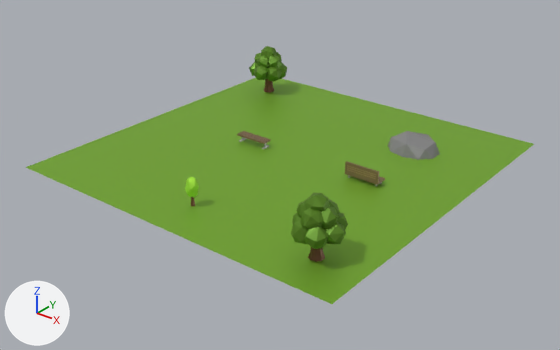
An edit to the glTF model js/clusters/remix-park-corner.glb, drawn before and after from the same camera.
Camera for both pictures: a 50 mm lens placed at (58.2, -71.7, 35.5), pointed at (10.8, -12.4, -1.3). Lighting does not change. The marker at lower left points along +X, +Y and +Z. The older version comes first. Where no turn or scale is listed for an object, it has been applied to the vertices.

Names of what the first picture shows: 'Natures_Big Tree_Mesh.001', 'Natures_Big Tree_Mesh.008', 'Natures_Grass Tile_Plane.010', 'Natures_Rock_Big_Mesh.001', 'Props_Bench_2_Cube.022' and 2 more.
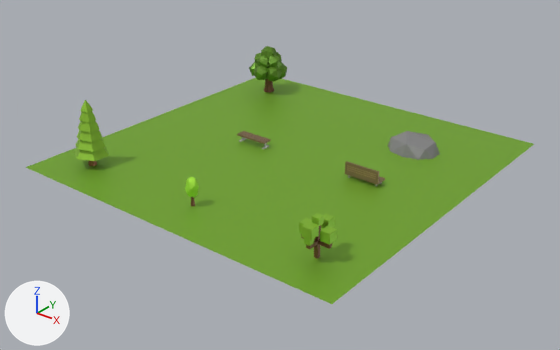
What the commit changed:
Mesh me_mesh_7 is new.
It has 96 vertices, 184 faces and spans x -1.7..1.7, y -1.96..1.96, z 0.0..7.35.
It uses material mat_defaultmaterial (picture img_image_0).
Mesh me_mesh_2_1 is new.
It has 136 vertices, 244 faces and spans x -1.58..1.62, y -1.57..1.83, z 0.0..4.03.
It uses material mat_defaultmaterial (picture img_image_0).
Object 'Natures_Big Tree_Mesh.001' (ob_natures_big_tree_mesh_001) is deleted.
Object 'Natures_Fir Tree_Cylinder.004' (ob_natures_fir_tree_cylinder_004) is new; it shows me_mesh_7.
Its location is (-5.0, -25.0, 0.0).
Object 'Natures_Cube Tree_Cube.017' (ob_natures_cube_tree_cube_017) is new; it shows me_mesh_2_1.
Its location is (24.98, -25.13, 0.0).

Changed parts and their boxes (x1, y1, x2, y2) in the pictures (560 x 350 px):
'Natures_Big Tree_Mesh.001', deleted (green)
    before: (291, 193, 348, 262)
'Natures_Fir Tree_Cylinder.004', added (green)
    after: (74, 100, 109, 166)
'Natures_Cube Tree_Cube.017', added (green)
    after: (299, 213, 337, 259)
